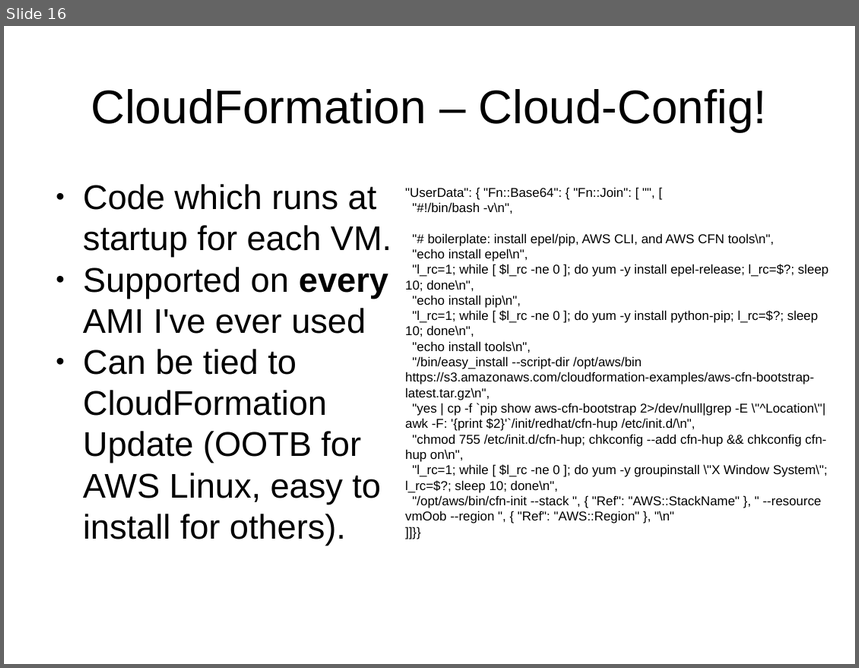
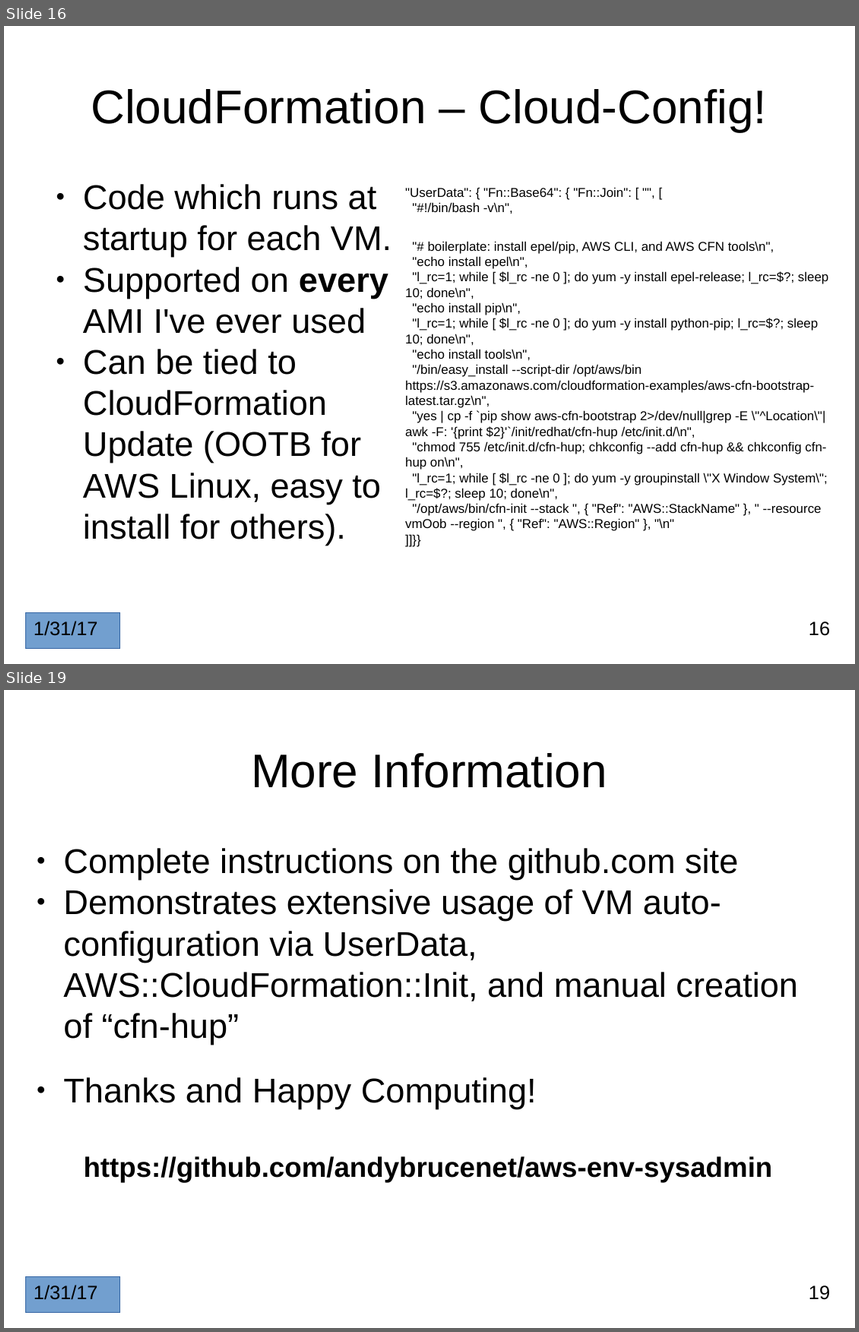
Before and after one commit to andybrucenet/aws-env-sysadmin, a slide deck: aws-env-sysadmin.pptx. Shown one above the other, each under a label of ours: slide 16 before the commit, slides 16 and 19 after it; the slides between them are not shown. The pictures are 859x668 and 859x1332 pixels, drawn with LibreOffice and Linux fonts; fonts in the diff are those of the drawing. Boxes give left, top, right and bottom in pixels: in the first picture for what was removed or moved away, otherwise in the second. Text is boxed around its words. In the diff, an @@ line names an element or a change of style, - is before the commit and + after.

```diff
--- a/aws-env-sysadmin.pptx
+++ b/aws-env-sysadmin.pptx
@@ slide 19 added at bbox=[4, 690, 855, 1328], background #FFFFFF; not listed: 2 template elements that a slide beside it also shows @@
@@ text added at bbox=[251, 753, 607, 788], 44 pt, text #000000 @@
+More Information
@@ text added at bbox=[63, 848, 798, 1109], 32 pt, text #000000 @@
+● Complete instructions on the github.com site
+● Demonstrates extensive usage of VM auto-configuration via UserData, AWS::CloudFormation::Init, and manual creation of “cfn-hup”
+● Thanks and Happy Computing!
@@ text added at bbox=[84, 1157, 773, 1182], 26 pt, text #000000, bold @@
+https://github.com/andybrucenet/aws-env-sysadmin
@@ slide 16 changed as well @@
@@ text ""UserData": { "Fn::Base64": { "Fn::Join": ..." rewrapped from bbox=[405, 187, 829, 524] to bbox=[405, 187, 829, 531] @@
@@ rectangle added at bbox=[25, 613, 120, 649], fill #729FCF, outline #3465A4 0.75 pt, 18 pt, text #000000 @@
+1/31/17
@@ page number added at bbox=[809, 622, 830, 636], 18 pt, text #000000 @@
+16
```
Also in this commit, not shown: 15 other slides changed, 2 other slides added.
